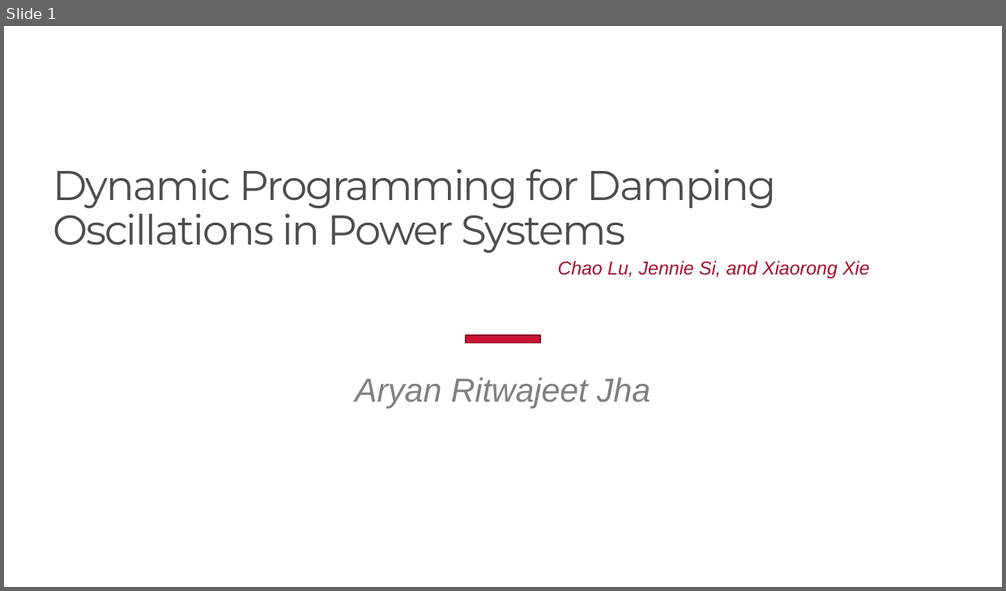
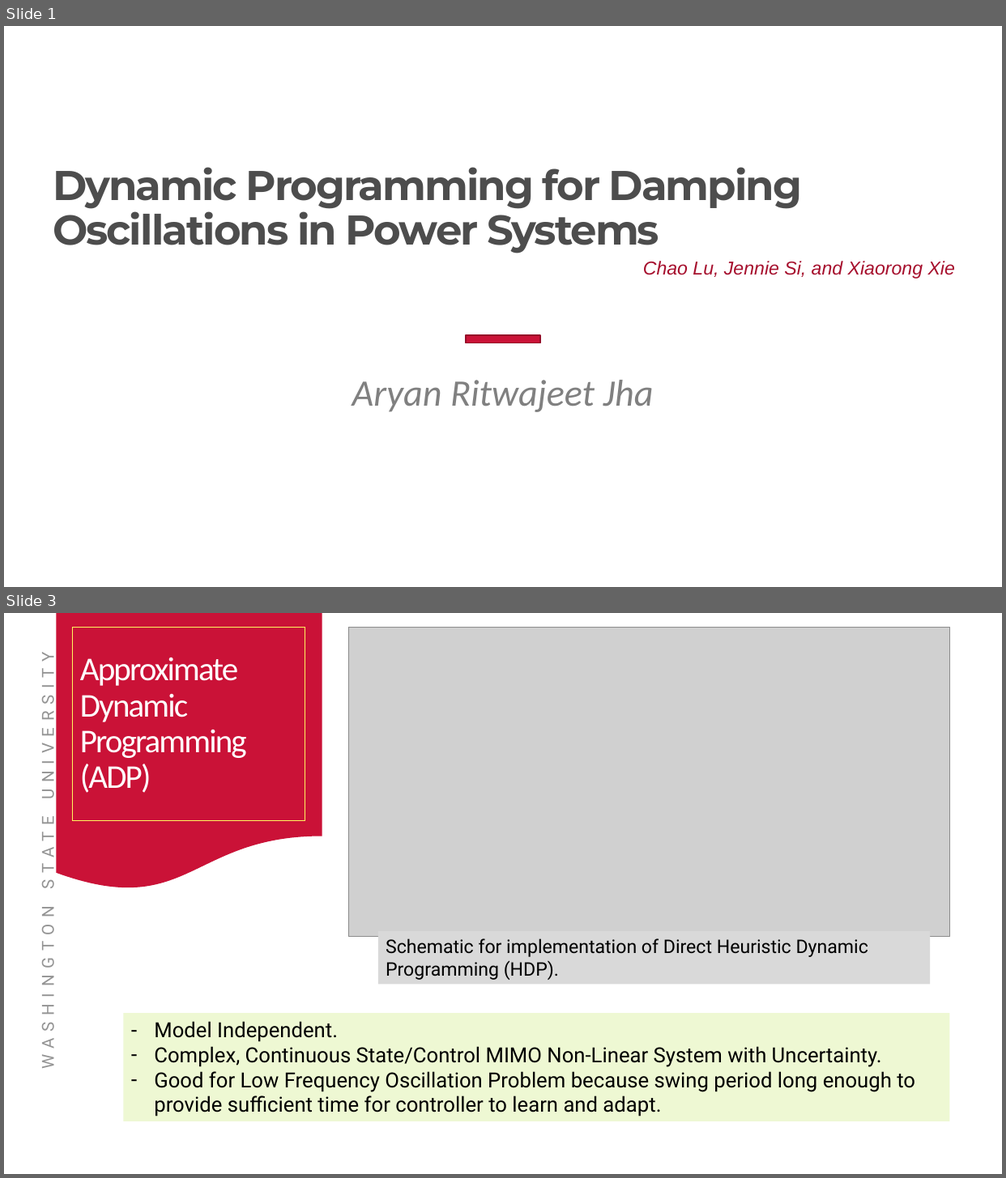
Before and after one commit to Realife-Brahmin/structured_courses, a slide deck: ee523/evaluation/p/ee523_project_presentation_aryan_ritwajeet_jha.pptx. Shown one above the other, each under a label of ours: slide 1 before the commit, slides 1 and 3 after it; the slides between them are not shown. The pictures are 1006x591 and 1006x1178 pixels, drawn with LibreOffice and Linux fonts; fonts in the diff are those of the drawing; grey boxes stand for pictures; background and template pictures are left out. Boxes give left, top, right and bottom in pixels: in the first picture for what was removed or moved away, otherwise in the second. Text is boxed around its words. In the diff, an @@ line names an element or a change of style, - is before the commit and + after.

```diff
--- a/ee523/evaluation/p/ee523_project_presentation_aryan_ritwajeet_jha.pptx
+++ b/ee523/evaluation/p/ee523_project_presentation_aryan_ritwajeet_jha.pptx
@@ slide 3 added at bbox=[4, 613, 1002, 1174], background #FFFFFF @@
@@ flow chart document added at bbox=[57, 613, 322, 892], fill #CA1237 @@
@@ title added at bbox=[73, 628, 305, 821], outline #FFF75F 0.75 pt, 32 pt, text #FFFFFF @@
+Approximate Dynamic Programming (ADP)
@@ picture added at bbox=[348, 628, 950, 937] @@
@@ text added at bbox=[36, 666, 58, 1065], 16 pt, text #949494 @@
+WASHINGTON STATE UNIVERSITY
@@ rectangle added at bbox=[378, 931, 930, 984], fill #D9D9D9, 18 pt, text #000000 @@
+Schematic for implementation of Direct Heuristic Dynamic Programming (HDP).
@@ rectangle added at bbox=[124, 1013, 950, 1122], fill #EEF8D3, 20 pt, text #000000 @@
+– Model Independent.
+– Complex, Continuous State/Control MIMO Non-Linear System with Uncertainty.
+– Good for Low Frequency Oscillation Problem because swing period long enough to provide sufficient time for controller to learn and adapt.
@@ slide 1 changed as well @@
@@ title "Dynamic Programming for Damping Oscillations ..." at bbox=[53, 167, 803, 254]: bold on @@
@@ text "Chao Lu, Jennie Si, and ...": place and size @@
-text "Chao Lu, Jennie Si, and ..." at bbox=[558, 261, 869, 279]
+text "Chao Lu, Jennie Si, and ..." at bbox=[643, 261, 955, 279]
@@ subtitle "Aryan Ritwajeet Jha" at bbox=[352, 380, 654, 412]: size 32 to 36 pt, font Arial to Calibri @@
```
Also in this commit, not shown: 1 other slide added, 8 slides removed, 1 other file.
